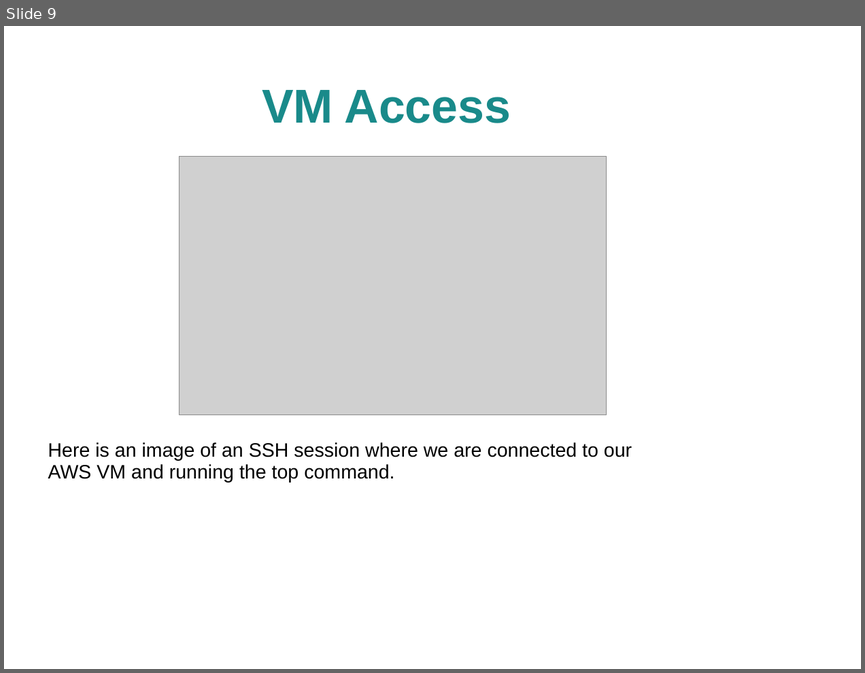
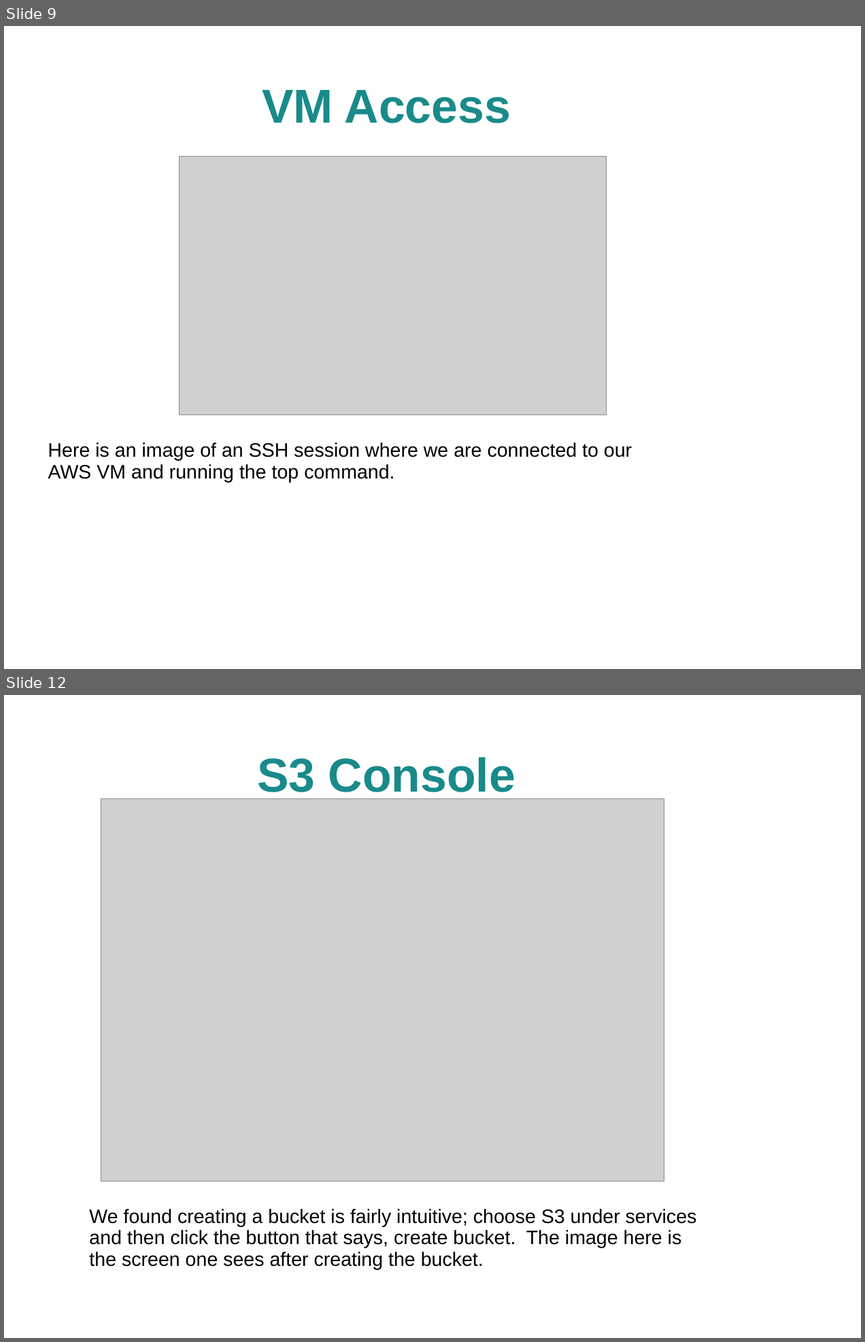
Before and after one commit to jhancock1975/cloud, a slide deck: assignment-1/assignment-1.ppt. Shown one above the other, each under a label of ours: slide 9 before the commit, slides 9 and 12 after it; the slides between them are not shown. The pictures are 865x673 and 865x1342 pixels, drawn with LibreOffice and Linux fonts; fonts in the diff are those of the drawing; grey boxes stand for pictures; background and template pictures are left out. Boxes give left, top, right and bottom in pixels: in the first picture for what was removed or moved away, otherwise in the second. Text is boxed around its words. In the diff, an @@ line names an element or a change of style, - is before the commit and + after.

```diff
--- a/assignment-1/assignment-1.ppt
+++ b/assignment-1/assignment-1.ppt
@@ slide 12 added at (4, 695, 861, 1338), background picture (left out) @@
@@ title added at (257, 757, 515, 800), 44 pt, text #198A8A, bold @@
+S3 Console
@@ picture added at (101, 799, 664, 1181) @@
@@ text added at (89, 1208, 697, 1270), 18 pt, text #000000 @@
+We found creating a bucket is fairly intuitive; choose S3 under services
+and then click the button that says, create bucket. The image here is
+the screen one sees after creating the bucket.
```
Also in this commit, not shown: 5 slides changed, 5 other slides added, 1 other file.
